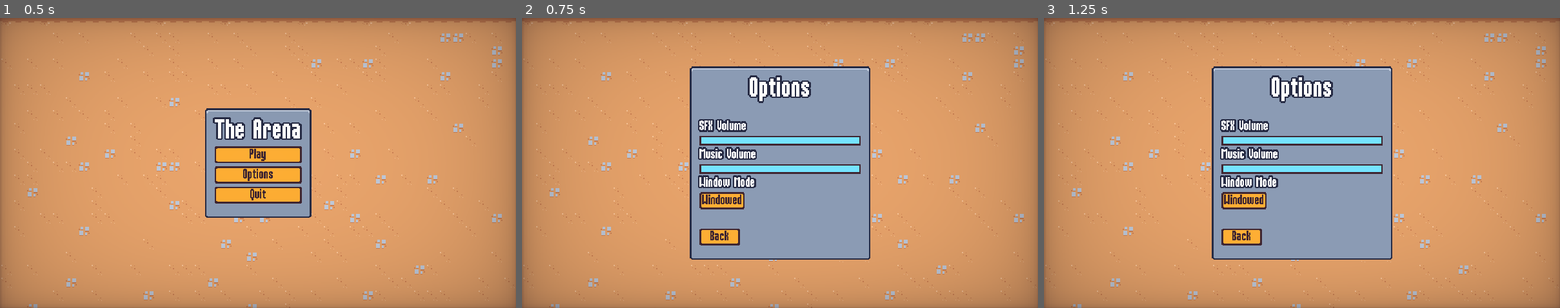
Above: before the commit, frames 1-3 (left to right).
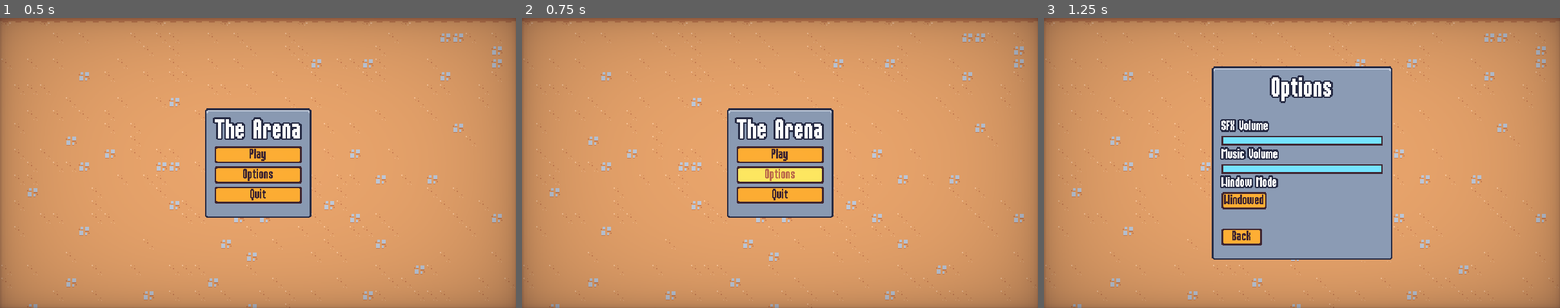
Above: after the commit, the same moments.

Repository: gerthao/SurvivorsGame
Game: Godot game, scene res://scenes/ui/main_menu/main_menu.tscn
Two runs of this game, one before a commit and one after it. Both use one fixed random seed, a clock stepped at 60 frames per second and the inputs below. This scene is started directly instead of the project's main scene.
Inputs:
- Up to frame 1 (0.5 s): no input
- Up to frame 2 (0.75 s): click "Options" at 0.5 s
- Up to frame 3 (1.25 s): no input

Frame 1 is identical in both runs. In frame 2, 21% of the frame differs, in the area x 32-68%, y 16-84%; in frame 3, nothing differs.

Commit message:
all meta progression system with save/load features and upgrades

Diff:
--- a/project.godot
+++ b/project.godot
@@ -12,6 +12,8 @@
 
 config/name="SurvivorsGame"
 run/main_scene="res://scenes/main/main.tscn"
+config/use_custom_user_dir=true
+config/custom_user_dir_name="SurvivorsGame"
 config/features=PackedStringArray("4.0", "Forward Plus")
 config/icon="res://icon.svg"
 
@@ -19,6 +21,8 @@
 
 GameEvents="*res://scenes/autoload/game_events/game_events.tscn"
 MusicPlayer="*res://scenes/autoload/music_player/music_player.tscn"
+ScreenTransition="*res://scenes/autoload/screen_transition/screen_transition.tscn"
+MetaProgression="*res://scenes/autoload/meta_progression/meta_progression.tscn"
 
 [debug]
 
--- /dev/null
+++ b/resources/meta_upgrades/experience_gain.tres
@@ -0,0 +1,10 @@
+[gd_resource type="Resource" script_class="MetaUpgrades" load_steps=2 format=3 uid="uid://4tqsg6petcwl"]
+
+[ext_resource type="Script" path="res://resources/meta_upgrades/meta_upgrades.gd" id="1_sle8b"]
+
+[resource]
+script = ExtResource("1_sle8b")
+id = "experience_gain"
+max_quantity = 1
+title = "Increased Experience"
+description = "Increases experience drop chance by 15%"
--- /dev/null
+++ b/resources/meta_upgrades/meta_upgrades.gd
@@ -0,0 +1,7 @@
+extends Resource
+class_name MetaUpgrade
+
+@export var id: String
+@export var max_quantity: int = 1
+@export var title: String
+@export_multiline var description: String
--- /dev/null
+++ b/scenes/autoload/meta_progression/meta_progression.gd
@@ -0,0 +1,45 @@
+extends Node
+
+const SAVE_FILE_PATH   = "user://game.save"
+
+const UPGRADE_CURRENCY = "meta_upgrade_current"
+const UPGRADES         = "meta_upgrades"
+const WIN_COUNT        = "win_count"
+const LOSS_COUNT       = "loss_count"
+const QUANTITY         = "quantity"
+
+var save_data: Dictionary = {
+	UPGRADE_CURRENCY: 0,
+	UPGRADES: {}
+}
+
+
+func _ready():
+	GameEvents.experience_vial_collected.connect(on_experience_collected)
+	load_save_file()
+
+
+func add_upgrade(upgrade: MetaUpgrade):
+	if !save_data[UPGRADES].has(upgrade.id):
+		save_data[UPGRADES][upgrade.id] = {
+			QUANTITY: 0
+		}
+
+	save_data[UPGRADES][upgrade.id][QUANTITY] += 1
+
+
+func on_experience_collected(number: float) -> void:
+	save_data[UPGRADE_CURRENCY] += number
+
+
+func load_save_file():
+	if !FileAccess.file_exists(SAVE_FILE_PATH):
+		return
+
+	save_data = FileAccess.open(SAVE_FILE_PATH, FileAccess.READ) \
+		.get_var()
+
+
+func write_save_file():
+	FileAccess.open(SAVE_FILE_PATH, FileAccess.WRITE) \
+		.store_var(save_data)
--- /dev/null
+++ b/scenes/autoload/meta_progression/meta_progression.tscn
@@ -0,0 +1,6 @@
+[gd_scene load_steps=2 format=3 uid="uid://3ar754th67wl"]
+
+[ext_resource type="Script" path="res://scenes/autoload/meta_progression/meta_progression.gd" id="1_t8rgj"]
+
+[node name="MetaProgression" type="Node"]
+script = ExtResource("1_t8rgj")
--- /dev/null
+++ b/scenes/autoload/screen_transition/screen_transition.gd
@@ -0,0 +1,21 @@
+extends CanvasLayer
+
+signal transitioned_halfway
+
+@onready var animation_player = $AnimationPlayer as AnimationPlayer
+
+func transition() -> void:
+	animation_player.play("transition_in")
+	await animation_player.animation_finished
+	transitioned_halfway.emit()
+	animation_player.play_backwards("transition_in")
+
+func emit_transitioned_halfway():
+	transitioned_halfway.emit()
+
+
+func with_transition(task: Callable) -> void:
+	animation_player.queue("transition_in")
+	await transitioned_halfway
+	task.call()
+	animation_player.queue("transition_out")
--- /dev/null
+++ b/scenes/autoload/screen_transition/screen_transition.gdshader
@@ -0,0 +1,15 @@
+shader_type canvas_item;
+
+uniform vec4 transition_color: source_color;
+uniform sampler2D transtion_texture: filter_nearest;
+uniform float percent: hint_range(0.0, 1.0, 0.1);
+
+void fragment() {
+	vec4 transtion_texture_color = texture(transtion_texture, UV);
+
+	if (transtion_texture_color.r > percent) {
+		COLOR.a = 0.0;
+	} else {
+		COLOR = transition_color;
+	}
+}
--- /dev/null
+++ b/scenes/autoload/screen_transition/screen_transition.tscn
@@ -0,0 +1,230 @@
+[gd_scene load_steps=10 format=3 uid="uid://gq53lgovdlwh"]
+
+[ext_resource type="Shader" path="res://scenes/autoload/screen_transition/screen_transition.gdshader" id="1_4fj4x"]
+[ext_resource type="Script" path="res://scenes/autoload/screen_transition/screen_transition.gd" id="1_ox3xy"]
+[ext_resource type="Texture2D" uid="uid://d4mmrcd52icya" path="res://assets/ui/screen_transition.png" id="2_jlmlo"]
+
+[sub_resource type="Animation" id="Animation_yi4vo"]
+length = 0.001
+tracks/0/type = "value"
+tracks/0/imported = false
+tracks/0/enabled = true
+tracks/0/path = NodePath("ColorRect:material:shader_parameter/percent")
+tracks/0/interp = 1
+tracks/0/loop_wrap = true
+tracks/0/keys = {
+"times": PackedFloat32Array(0),
+"transitions": PackedFloat32Array(1),
+"update": 0,
+"values": [0.5]
+}
+tracks/1/type = "value"
+tracks/1/imported = false
+tracks/1/enabled = true
+tracks/1/path = NodePath("ColorRect:visible")
+tracks/1/interp = 1
+tracks/1/loop_wrap = true
+tracks/1/keys = {
+"times": PackedFloat32Array(0),
+"transitions": PackedFloat32Array(1),
+"update": 1,
+"values": [true]
+}
+tracks/2/type = "value"
+tracks/2/imported = false
+tracks/2/enabled = true
+tracks/2/path = NodePath(".:visible")
+tracks/2/interp = 1
+tracks/2/loop_wrap = true
+tracks/2/keys = {
+"times": PackedFloat32Array(0),
+"transitions": PackedFloat32Array(1),
+"update": 1,
+"values": [false]
+}
+
+[sub_resource type="Animation" id="Animation_ly2vu"]
+resource_name = "transition_in"
+length = 0.4
+step = 0.05
+tracks/0/type = "value"
+tracks/0/imported = false
+tracks/0/enabled = true
+tracks/0/path = NodePath("ColorRect:material:shader_parameter/percent")
+tracks/0/interp = 1
+tracks/0/loop_wrap = true
+tracks/0/keys = {
+"times": PackedFloat32Array(0, 0.4),
+"transitions": PackedFloat32Array(1, 1),
+"update": 0,
+"values": [0.0, 1.0]
+}
+tracks/1/type = "method"
+tracks/1/imported = false
+tracks/1/enabled = false
+tracks/1/path = NodePath(".")
+tracks/1/interp = 1
+tracks/1/loop_wrap = true
+tracks/1/keys = {
+"times": PackedFloat32Array(0.39),
+"transitions": PackedFloat32Array(1),
+"values": [{
+"args": [],
+"method": &"emit_transitioned_halfway"
+}]
+}
+tracks/2/type = "value"
+tracks/2/imported = false
+tracks/2/enabled = false
+tracks/2/path = NodePath("ColorRect:visible")
+tracks/2/interp = 1
+tracks/2/loop_wrap = true
+tracks/2/keys = {
+"times": PackedFloat32Array(0, 0.4),
+"transitions": PackedFloat32Array(1, 1),
+"update": 1,
+"values": [true, false]
+}
+tracks/3/type = "method"
+tracks/3/imported = false
+tracks/3/enabled = false
+tracks/3/path = NodePath("AnimationPlayer")
+tracks/3/interp = 1
+tracks/3/loop_wrap = true
+tracks/3/keys = {
+"times": PackedFloat32Array(0.4),
+"transitions": PackedFloat32Array(1),
+"values": [{
+"args": ["transition_out", -1, 1.0, false],
+"method": &"play"
+}]
+}
+tracks/4/type = "value"
+tracks/4/imported = false
+tracks/4/enabled = true
+tracks/4/path = NodePath(".:visible")
+tracks/4/interp = 1
+tracks/4/loop_wrap = true
+tracks/4/keys = {
+"times": PackedFloat32Array(0, 0.0001),
+"transitions": PackedFloat32Array(1, 1),
+"update": 1,
+"values": [false, true]
+}
+
+[sub_resource type="Animation" id="Animation_3ooha"]
+resource_name = "transition_out"
+length = 0.4
+step = 0.05
+tracks/0/type = "value"
+tracks/0/imported = false
+tracks/0/enabled = true
+tracks/0/path = NodePath("ColorRect:material:shader_parameter/percent")
+tracks/0/interp = 1
+tracks/0/loop_wrap = true
+tracks/0/keys = {
+"times": PackedFloat32Array(0, 0.4),
+"transitions": PackedFloat32Array(1, 1),
+"update": 0,
+"values": [1.0, 0.0]
+}
+tracks/1/type = "value"
+tracks/1/imported = false
+tracks/1/enabled = true
+tracks/1/path = NodePath("ColorRect:visible")
+tracks/1/interp = 1
+tracks/1/loop_wrap = true
+tracks/1/keys = {
+"times": PackedFloat32Array(0, 0.0001, 0.4),
+"transitions": PackedFloat32Array(1, 1, 1),
+"update": 1,
+"values": [true, true, false]
+}
+tracks/2/type = "value"
+tracks/2/imported = false
+tracks/2/enabled = true
+tracks/2/path = NodePath(".:visible")
+tracks/2/interp = 1
+tracks/2/loop_wrap = true
+tracks/2/keys = {
+"times": PackedFloat32Array(0, 0.4),
+"transitions": PackedFloat32Array(1, 1),
+"update": 1,
+"values": [true, false]
+}
+
+[sub_resource type="Animation" id="Animation_lotf4"]
+resource_name = "default"
+length = 0.4
+step = 0.05
+tracks/0/type = "value"
+tracks/0/imported = false
+tracks/0/enabled = true
+tracks/0/path = NodePath("ColorRect:material:shader_parameter/percent")
+tracks/0/interp = 1
+tracks/0/loop_wrap = true
+tracks/0/keys = {
+"times": PackedFloat32Array(0, 0.4),
+"transitions": PackedFloat32Array(1, 1),
+"update": 0,
+"values": [0.0, 1.0]
+}
+tracks/1/type = "method"
+tracks/1/imported = false
+tracks/1/enabled = true
+tracks/1/path = NodePath(".")
+tracks/1/interp = 1
+tracks/1/loop_wrap = true
+tracks/1/keys = {
+"times": PackedFloat32Array(0.4),
+"transitions": PackedFloat32Array(1),
+"values": [{
+"args": [],
+"method": &"emit_transitioned_halfway"
+}]
+}
+tracks/2/type = "value"
+tracks/2/imported = false
+tracks/2/enabled = true
+tracks/2/path = NodePath("ColorRect:visible")
+tracks/2/interp = 1
+tracks/2/loop_wrap = true
+tracks/2/keys = {
+"times": PackedFloat32Array(0.01),
+"transitions": PackedFloat32Array(1),
+"update": 1,
+"values": [true]
+}
+
+[sub_resource type="AnimationLibrary" id="AnimationLibrary_veib7"]
+_data = {
+"RESET": SubResource("Animation_yi4vo"),
+"default": SubResource("Animation_lotf4"),
+"transition_in": SubResource("Animation_ly2vu"),
+"transition_out": SubResource("Animation_3ooha")
+}
+
+[sub_resource type="ShaderMaterial" id="ShaderMaterial_jkrvo"]
+shader = ExtResource("1_4fj4x")
+shader_parameter/transition_color = Color(0.247059, 0.14902, 0.192157, 1)
+shader_parameter/percent = 0.5
+shader_parameter/transtion_texture = ExtResource("2_jlmlo")
+
+[node name="ScreenTransition" type="CanvasLayer"]
+process_mode = 3
+visible = false
+script = ExtResource("1_ox3xy")
+
+[node name="AnimationPlayer" type="AnimationPlayer" parent="."]
+libraries = {
+"": SubResource("AnimationLibrary_veib7")
+}
+
+[node name="ColorRect" type="ColorRect" parent="."]
+material = SubResource("ShaderMaterial_jkrvo")
+anchors_preset = 15
+anchor_right = 1.0
+anchor_bottom = 1.0
+grow_horizontal = 2
+grow_vertical = 2
+mouse_filter = 2
--- a/scenes/main/main.gd
+++ b/scenes/main/main.gd
@@ -22,3 +22,4 @@
 	add_child(end_screen)
 	end_screen.set_defeat()
 	end_screen.play_defeat()
+	MetaProgression.write_save_file()
--- a/scenes/manager/arena_time_manager/arena_time_manager.gd
+++ b/scenes/manager/arena_time_manager/arena_time_manager.gd
@@ -41,3 +41,4 @@
 	add_child(victory_screen)
 	victory_screen.set_victory()
 	victory_screen.play_victory()
+	MetaProgression.write_save_file()
--- a/scenes/ui/end_screen/end_screen.gd
+++ b/scenes/ui/end_screen/end_screen.gd
@@ -51,4 +51,5 @@
 
 
 func on_quit_pressed() -> void:
-	get_tree().quit()
+	get_tree().paused = false
+	get_tree().change_scene_to_file("res://scenes/ui/main_menu/main_menu.tscn")
--- a/scenes/ui/end_screen/end_screen.tscn
+++ b/scenes/ui/end_screen/end_screen.tscn
@@ -138,4 +138,4 @@
 [node name="QuitButton" parent="MarginContainer/PanelContainer/MarginContainer/VBoxContainer/ButtonGroup" instance=ExtResource("2_mfpi4")]
 unique_name_in_owner = true
 layout_mode = 2
-text = "Quit"
+text = "Menu"
--- a/scenes/ui/main_menu/main_menu.gd
+++ b/scenes/ui/main_menu/main_menu.gd
@@ -15,18 +15,24 @@
 
 
 func on_play_pressed() -> void:
-	Callable(get_tree().change_scene_to_file) \
-		.call_deferred("res://scenes/main/main.tscn")
+	ScreenTransition.transition()
+	await ScreenTransition.transitioned_halfway
+	get_tree().change_scene_to_file("res://scenes/main/main.tscn")
 
 
 func on_options_pressed() -> void:
+	ScreenTransition.transition()
+	await ScreenTransition.transitioned_halfway
 	var options = options_scence.instantiate() as OptionsMenu
 	add_child(options)
 	options.back_pressed.connect(on_options_closed.bind(options))
 
 
+
+
 func on_quit_pressed() -> void:
-	Callable(get_tree().quit).call_deferred()
+	ScreenTransition.with_transition(Callable(get_tree().quit))
+
 
 
 func on_options_closed(options: OptionsMenu) -> void:
--- a/scenes/ui/pause_menu/pause_menu.tscn
+++ b/scenes/ui/pause_menu/pause_menu.tscn
@@ -2,6 +2,21 @@
 
 [ext_resource type="Script" path="res://scenes/ui/pause_menu/pause_menu.gd" id="1_gvhxv"]
 [ext_resource type="PackedScene" uid="uid://c5c1kc7p8p6bf" path="res://scenes/ui/sound_button/sound_button.tscn" id="3_4qrvl"]
+
+[sub_resource type="Animation" id="Animation_k6rsl"]
+length = 0.001
+tracks/0/type = "value"
+tracks/0/imported = false
+tracks/0/enabled = true
+tracks/0/path = NodePath("ColorRect:modulate")
+tracks/0/interp = 1
+tracks/0/loop_wrap = true
+tracks/0/keys = {
+"times": PackedFloat32Array(0),
+"transitions": PackedFloat32Array(1),
+"update": 0,
+"values": [Color(1, 1, 1, 1)]
+}
 
 [sub_resource type="Animation" id="Animation_b68r7"]
 resource_name = "in"
@@ -18,21 +33,6 @@
 "transitions": PackedFloat32Array(1, 1),
 "update": 0,
 "values": [Color(1, 1, 1, 0), Color(1, 1, 1, 1)]
-}
-
-[sub_resource type="Animation" id="Animation_k6rsl"]
-length = 0.001
-tracks/0/type = "value"
-tracks/0/imported = false
-tracks/0/enabled = true
-tracks/0/path = NodePath("ColorRect:modulate")
-tracks/0/interp = 1
-tracks/0/loop_wrap = true
-tracks/0/keys = {
-"times": PackedFloat32Array(0),
-"transitions": PackedFloat32Array(1),
-"update": 0,
-"values": [Color(1, 1, 1, 1)]
 }
 
 [sub_resource type="AnimationLibrary" id="AnimationLibrary_23ovr"]
Binary file added: assets/ui/screen_transition.png
Not shown, added: assets/ui/screen_transition.png.import
